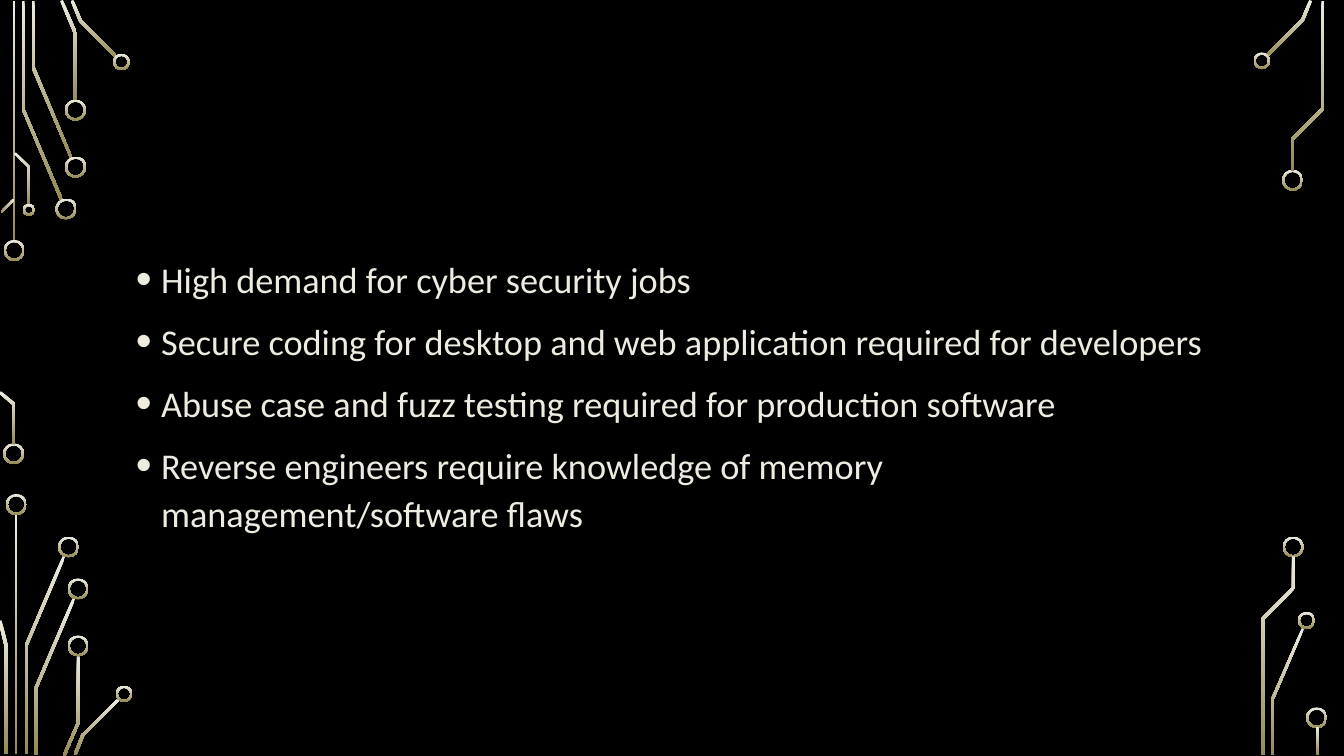
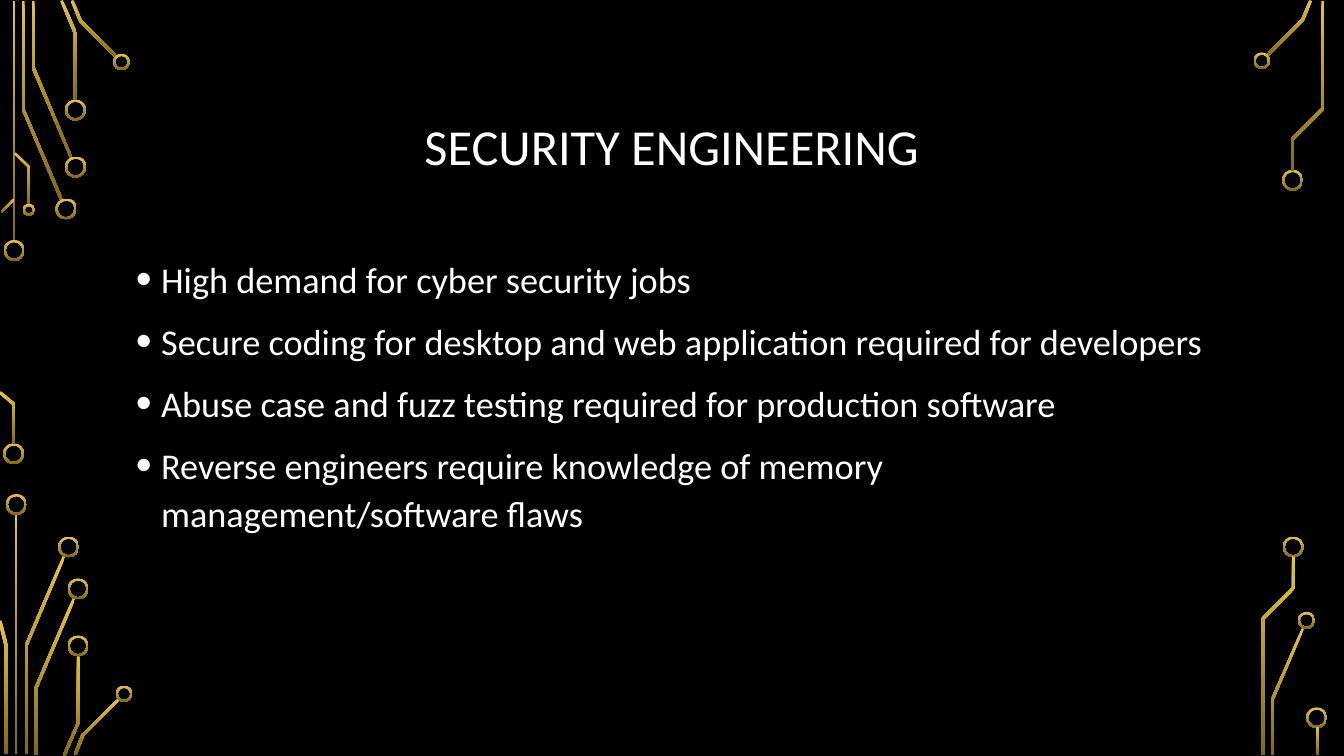
Before and after one commit to so87/Security-Lab-Manager, a slide deck: slide 2 of documentation/presentation.pptx. Drawn at 1344x756 pixels with LibreOffice and Linux fonts; fonts in the diff are those of the drawing; background and template pictures are left out. Boxes give left, top, right and bottom in pixels: in the first picture for what was removed or moved away, otherwise in the second. Text is boxed around its words. In the diff, an @@ line names an element or a change of style, - is before the commit and + after.

```diff
--- a/documentation/presentation.pptx
+++ b/documentation/presentation.pptx
@@ fill gradient #EEECE1 to #948A54 to gradient #E5C243 to #826A12 in 36 elements at bbox=[4, 240, 25, 261], bbox=[3, 444, 24, 465], bbox=[22, 1, 63, 201], bbox=[55, 199, 77, 220], bbox=[31, 1, 72, 158], bbox=[60, 0, 78, 101], bbox=[65, 156, 86, 177], bbox=[65, 100, 86, 121], bbox=[71, 0, 117, 58], bbox=[113, 53, 131, 70], bbox=[1, 199, 15, 213], bbox=[0, 391, 15, 445], bbox=[14, 152, 30, 205], bbox=[22, 204, 34, 216], bbox=[15, 514, 18, 755], bbox=[24, 556, 65, 754], bbox=[6, 494, 27, 515], bbox=[0, 620, 7, 754], bbox=[58, 536, 80, 558], bbox=[34, 598, 76, 755], bbox=[63, 655, 80, 756], bbox=[68, 579, 89, 600], bbox=[68, 635, 89, 656], bbox=[74, 698, 120, 755], bbox=[116, 686, 133, 702], bbox=[1266, 0, 1313, 56], bbox=[1253, 52, 1270, 70], bbox=[1282, 169, 1304, 191], bbox=[1271, 628, 1305, 755], bbox=[1299, 612, 1316, 629], bbox=[1292, 1, 1325, 171], bbox=[1284, 536, 1305, 558], bbox=[1261, 557, 1296, 755], bbox=[1307, 708, 1328, 729], bbox=[1317, 727, 1320, 755], bbox=[12, 1, 15, 242] @@
@@ title "SECURITY ENGINEERING" at bbox=[424, 132, 918, 166]: text colour #000000 to #FFFFFF @@
@@ text "High demand for cyber security ..." at bbox=[161, 267, 1202, 534]: text colour #EEECE1 to #FFFFFF @@
```
Also in this commit, not shown: 11 other slides changed, 6 slides added, 8 other files.
